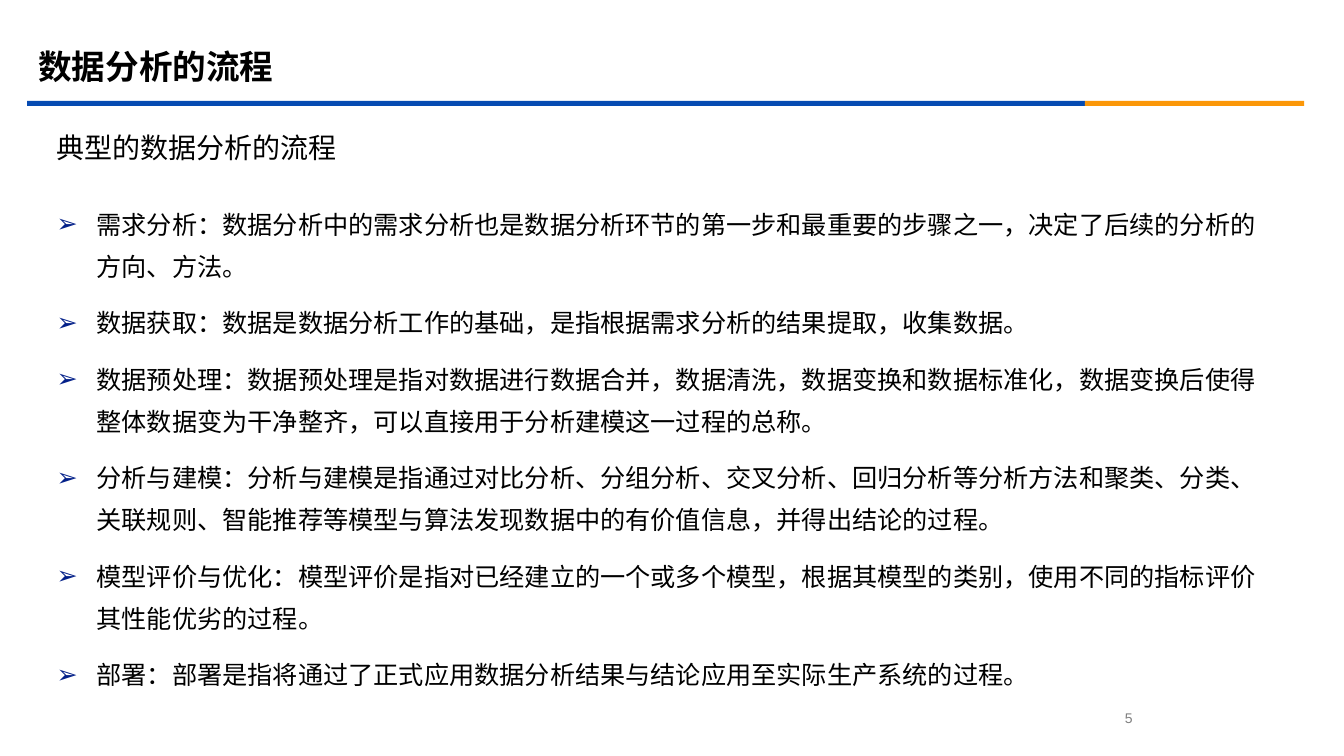
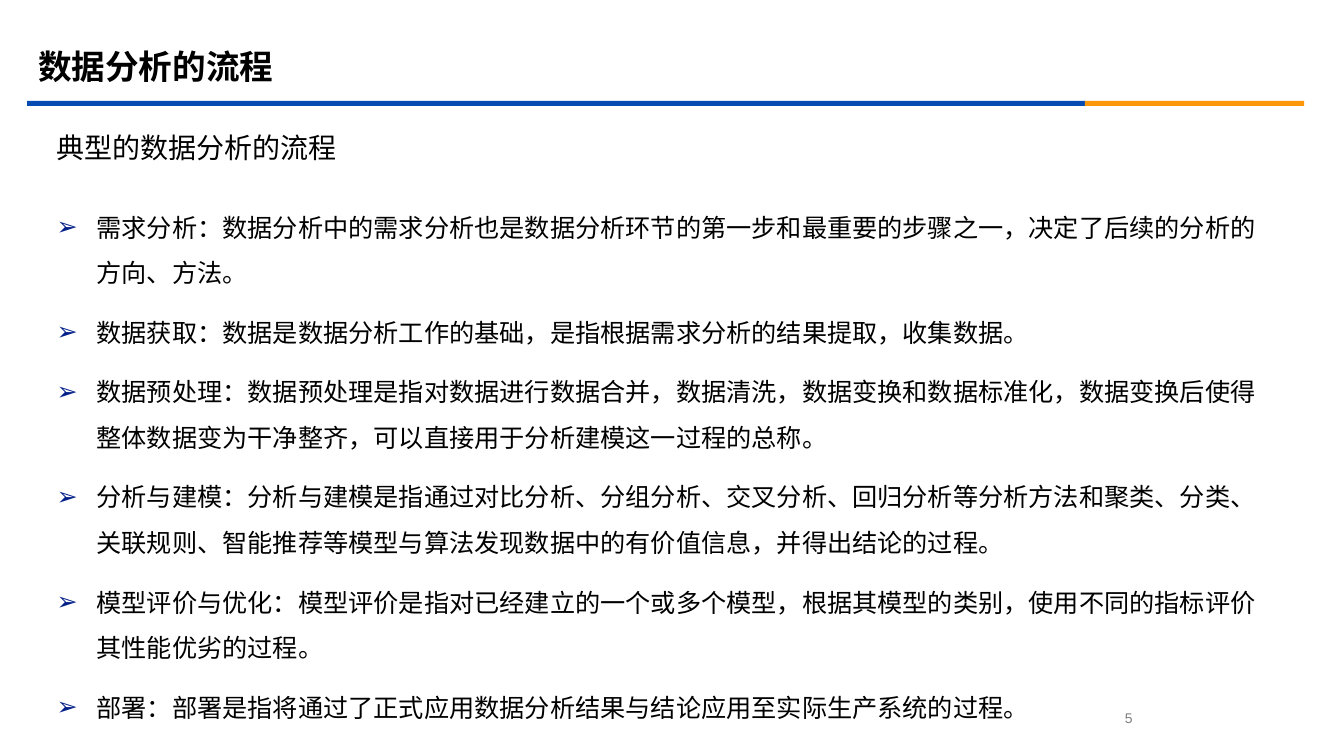
Before and after one commit to KBchulan/documents, a slide deck: slide 5 of py_PPT/第1章 Python 数据分析概述.ppt. Drawn at 1344x756 pixels with LibreOffice and Linux fonts; fonts in the diff are those of the drawing. Boxes give left, top, right and bottom in pixels: in the first picture for what was removed or moved away, otherwise in the second. Text is boxed around its words. In the diff, an @@ line names an element or a change of style, - is before the commit and + after.

```diff
--- a/py_PPT/第1章 Python 数据分析概述.ppt
+++ b/py_PPT/第1章 Python 数据分析概述.ppt
@@ text "需求分析：数据分析中的需求分析也是数据分析环节的第一步和最重要的步骤之一，决定了后续的分析的方向、方法。" at [97,215,1256,719]: line spacing 1.4 to 1.5 @@
```
Also in this commit, not shown: 4 other slides changed, 1 other file.
